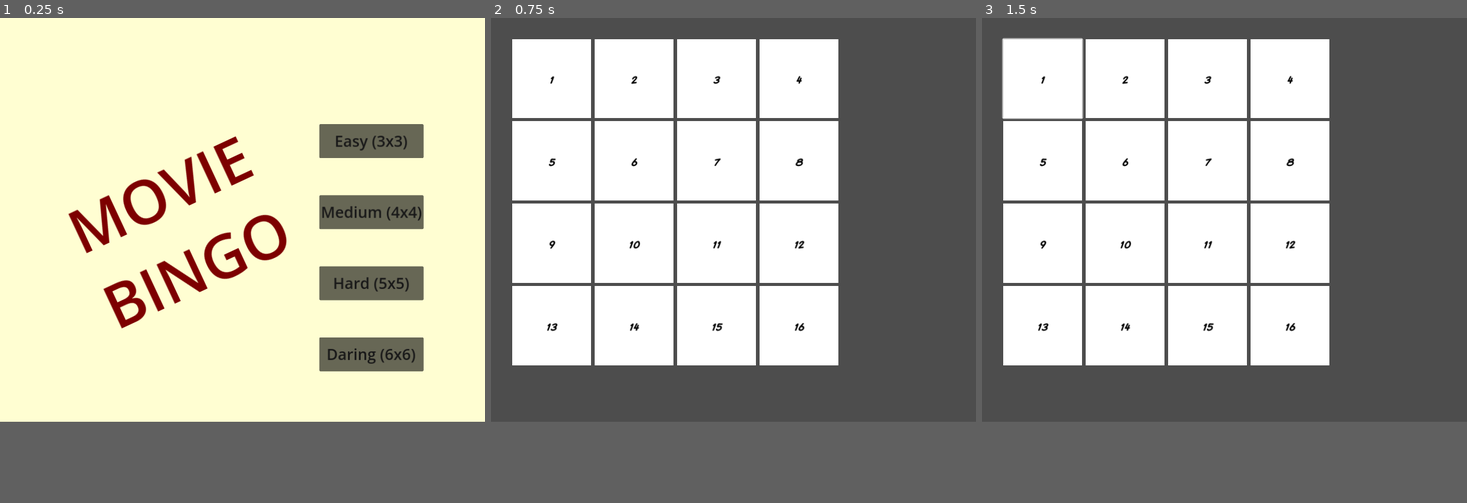
Above: before the commit, frames 1-3 (left to right).
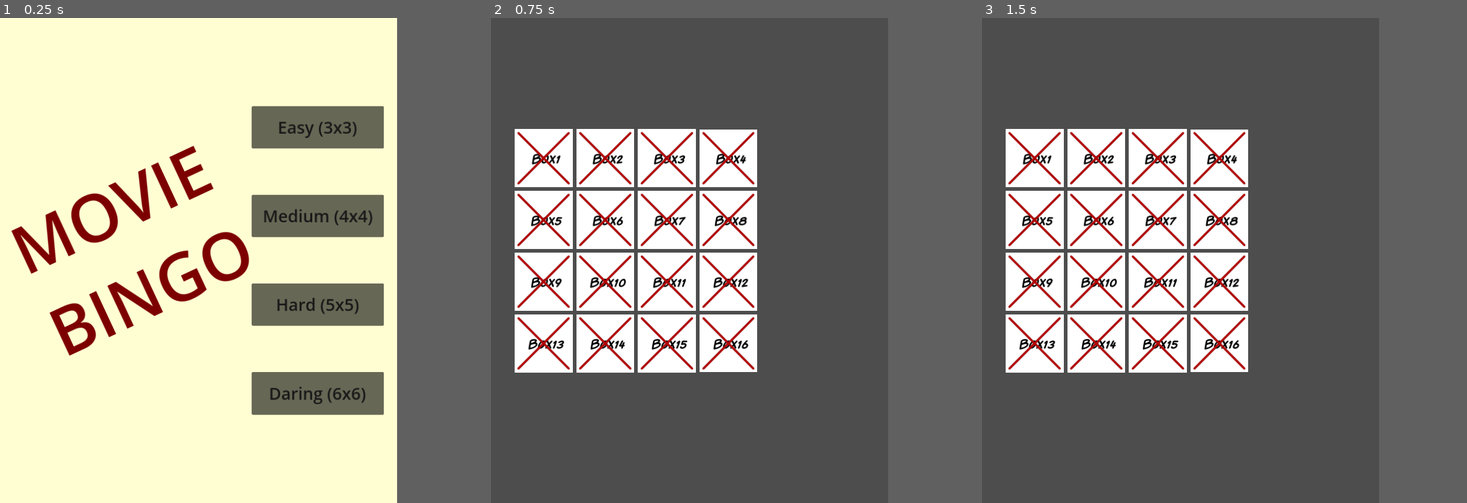
Above: after the commit, the same moments.

Repository: anthonyj-codestuff/gam-movie-bingo
Game: Godot game, scene res://menu.tscn
Two runs of this game, one before a commit and one after it. Both use one fixed random seed, a clock stepped at 60 frames per second and the inputs below.
Inputs (mouse positions are in pixels of both pictures, inside the frame that each line leads up to):
- Up to frame 1 (0.25 s): no input
- Up to frame 2 (0.75 s): click "Medium (4x4)" at 0.5 s
- Up to frame 3 (1.5 s): click (1040, 76) at 1.27 s
In our replay, the window is 800x666 before the commit and 655x800 after it. These sizes can differ from the game's own. Grey fills any space a smaller window leaves; there, only what the larger window draws over its background counts as a difference.

The runs differ from the first frame. In frame 1, 17% of the frame differs, in the area x 2-88%, y 18-82%; in frame 2, 28%; in frame 3, 28%, in the area x 4-72%, y 4-74%.

Commit message:
tweaking square size and position

Diff:
--- a/project/gameboard.gd
+++ b/project/gameboard.gd
@@ -9,9 +9,11 @@
 func _ready():
 	columns = gridSize
 
-	# set position
-	##position = Vector2(Game.PADDINGL, Game.PADDINGT+Game.HEADERH)
-	position = Vector2(Game.PADDINGL, Game.PADDINGT)
+	# set position and size
+	position = Vector2(Game.PADDINGL, Game.PADDINGT+Game.HEADERH)
+	var boardWidth = windowWidth - Game.PADDINGL - Game.PADDINGR
+	var boardHeight = windowHeight - Game.PADDINGB - Game.PADDINGT - Game.HEADERH
+	size = Vector2(boardWidth, boardHeight)
 
 	# spawn child nodes
 	for i in pow(gridSize, 2):
--- a/project/gameboard.tscn
+++ b/project/gameboard.tscn
@@ -3,7 +3,9 @@
 [ext_resource type="Script" path="res://gameboard.gd" id="1_2kbe3"]
 
 [node name="GameBoard" type="GridContainer"]
-offset_right = 1208.0
-offset_bottom = 1004.0
+offset_left = 50.0
+offset_top = 250.0
+offset_right = 850.0
+offset_bottom = 1050.0
 columns = 3
 script = ExtResource("1_2kbe3")
--- a/project/global/BingoSquare.gd
+++ b/project/global/BingoSquare.gd
@@ -14,7 +14,7 @@
 func setState(width:int, height:int, fontSize:int, text:String, image:Texture2D):
 	print("creating new square with " + str(width) + " " + str(height) + " " + str(fontSize) + " " + text)
 	size = Vector2(width, height)
-	get_node("VBoxContainer/RichTextLabel").text = "[center]" + text + "[/center]"
+	get_node("VBoxContainer/RichTextLabel").text = "[center] Box" + text + "[/center]"
 	get_node("VBoxContainer/RichTextLabel").add_theme_font_size_override("font_size", fontSize)
 	textContents = text
 
--- a/project/global/BingoSquare.tscn
+++ b/project/global/BingoSquare.tscn
@@ -1,24 +1,34 @@
-[gd_scene load_steps=4 format=3 uid="uid://crhlnby7toogc"]
+[gd_scene load_steps=5 format=3 uid="uid://crhlnby7toogc"]
 
 [ext_resource type="Script" path="res://global/BingoSquare.gd" id="1_0qmsi"]
+[ext_resource type="Texture2D" uid="uid://kccuxdjjo1ne" path="res://assets/tick.png" id="2_q0j11"]
 [ext_resource type="Texture2D" uid="uid://uiy7v8fxykd3" path="res://assets/blank.png" id="2_rxh5q"]
 [ext_resource type="FontFile" uid="uid://cxriyg2r0coon" path="res://assets/CantedComic Bold.otf" id="3_2o078"]
 
 [node name="BingoSquare" type="MarginContainer"]
-custom_minimum_size = Vector2(200, 200)
+custom_minimum_size = Vector2(2.08165e-12, 2.08165e-12)
 offset_right = 200.0
 offset_bottom = 200.0
+size_flags_horizontal = 3
+size_flags_vertical = 3
 theme_override_constants/margin_left = 2
 theme_override_constants/margin_top = 2
 theme_override_constants/margin_right = 2
 theme_override_constants/margin_bottom = 2
 script = ExtResource("1_0qmsi")
 
+[node name="Tick" type="TextureRect" parent="."]
+z_index = 1
+z_as_relative = false
+layout_mode = 2
+texture = ExtResource("2_q0j11")
+expand_mode = 4
+
 [node name="TextureRect" type="TextureRect" parent="."]
 custom_minimum_size = Vector2(2.08165e-12, 2.08165e-12)
 layout_mode = 2
 texture = ExtResource("2_rxh5q")
-expand_mode = 3
+expand_mode = 1
 stretch_mode = 5
 
 [node name="VBoxContainer" type="VBoxContainer" parent="."]
--- a/project/global/game.gd
+++ b/project/global/game.gd
@@ -5,4 +5,4 @@
 const PADDINGR = 50
 const PADDINGT = 50
 const PADDINGB = 50
-const HEADERH = 150
+const HEADERH = 200
--- a/project/menu.tscn
+++ b/project/menu.tscn
@@ -5,8 +5,8 @@
 [node name="menu" type="Node2D"]
 
 [node name="ColorRect" type="ColorRect" parent="."]
-offset_right = 1200.0
-offset_bottom = 1000.0
+offset_right = 900.0
+offset_bottom = 1100.0
 color = Color(1, 0.996078, 0.823529, 1)
 
 [node name="BingoTitleLabel" type="RichTextLabel" parent="."]
@@ -15,10 +15,10 @@
 anchor_top = 0.5
 anchor_right = 0.5
 anchor_bottom = 0.5
-offset_left = 134.0
-offset_top = 444.0
-offset_right = 659.0
-offset_bottom = 854.0
+offset_left = -11.0
+offset_top = 441.0
+offset_right = 514.0
+offset_bottom = 851.0
 grow_horizontal = 2
 grow_vertical = 2
 rotation = -0.436332
@@ -32,10 +32,10 @@
 fit_content = true
 
 [node name="ButtonContainer" type="VBoxContainer" parent="."]
-offset_left = 790.0
-offset_top = 263.0
-offset_right = 1046.0
-offset_bottom = 875.0
+offset_left = 570.0
+offset_top = 200.0
+offset_right = 870.0
+offset_bottom = 900.0
 pivot_offset = Vector2(2.08165e-12, 2.08165e-12)
 alignment = 1
 script = ExtResource("2_y0ubd")
--- a/project/project.godot
+++ b/project/project.godot
@@ -22,8 +22,8 @@
 
 [display]
 
-window/size/viewport_width=1200
-window/size/viewport_height=1000
+window/size/viewport_width=900
+window/size/viewport_height=1100
 window/stretch/mode="canvas_items"
 
 [rendering]
Binary file added: project/assets/tick.png
